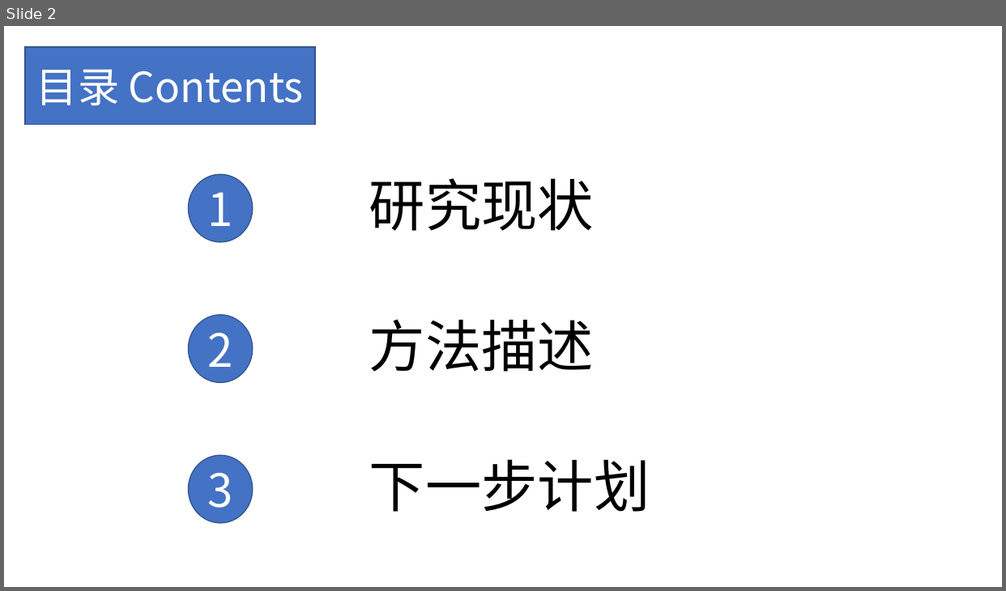
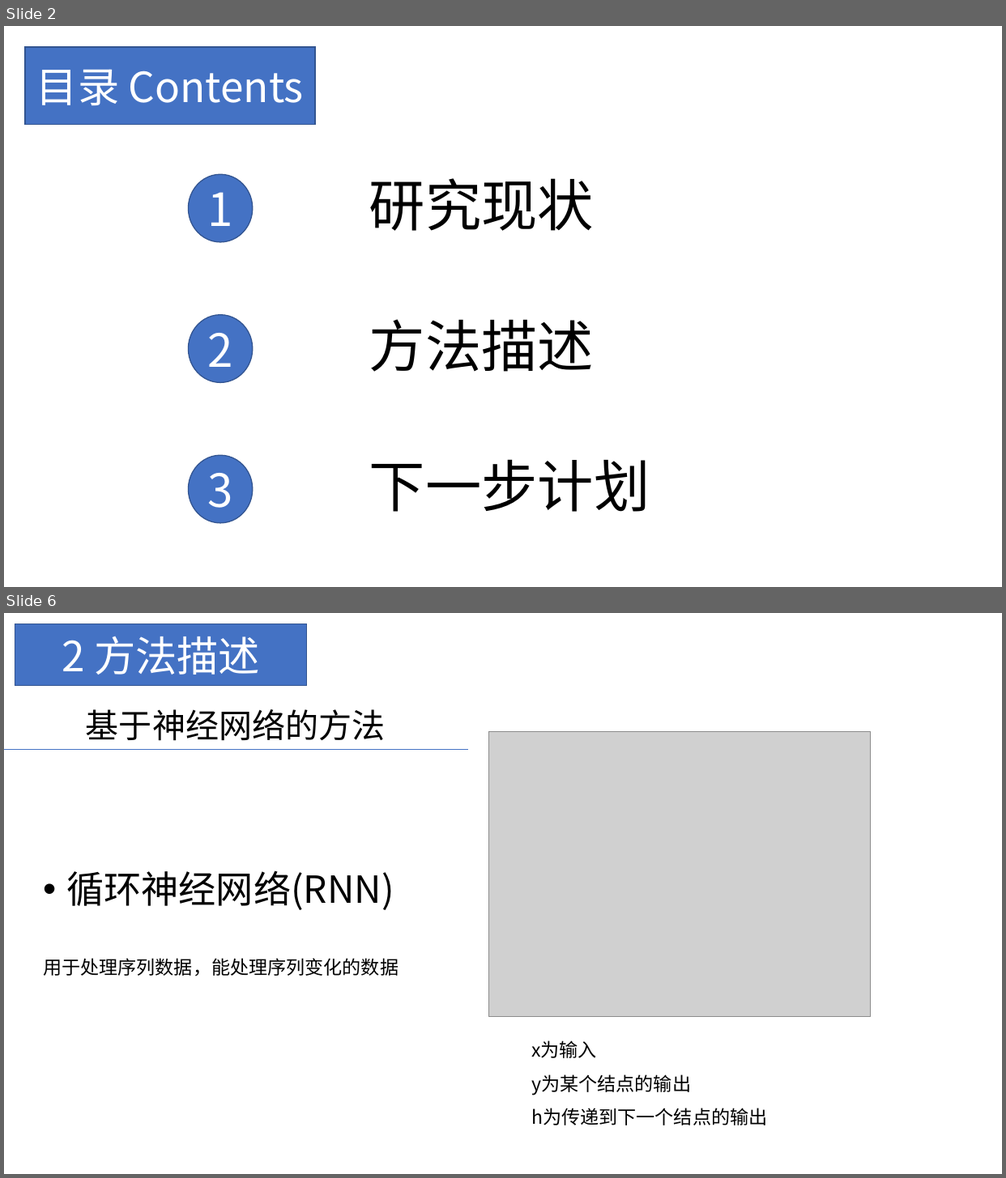
Before and after one commit to hjzin/PolyphoneDisambiguation, a slide deck: presentations/问题理解.pptx. Shown one above the other, each under a label of ours: slide 2 before the commit, slides 2 and 6 after it; the slides between them are not shown. The pictures are 1006x591 and 1006x1178 pixels, drawn with LibreOffice and Linux fonts; fonts in the diff are those of the drawing; grey boxes stand for pictures. Boxes give left, top, right and bottom in pixels: in the first picture for what was removed or moved away, otherwise in the second. Text is boxed around its words. In the diff, an @@ line names an element or a change of style, - is before the commit and + after.

```diff
--- a/presentations/问题理解.pptx
+++ b/presentations/问题理解.pptx
@@ slide 6 added at <box>4,613,1002,1174</box>, background #FFFFFF @@
@@ rectangle added at <box>15,624,307,686</box>, fill #4472C4, outline #325491 1 pt, 40 pt, text #FFFFFF @@
+2 方法描述
@@ text added at <box>86,709,386,741</box>, 32 pt, text #000000 @@
+基于神经网络的方法
@@ picture added at <box>489,732,871,1016</box> @@
@@ line added from (4, 749) to (469, 749), #4472C4 0.5 pt @@
@@ text added at <box>43,871,398,977</box>, 18 pt, text #000000 @@
+• 循环神经网络(RNN)
+用于处理序列数据，能处理序列变化的数据
@@ text added at <box>531,1041,767,1126</box>, 18 pt, text #000000 @@
+x为输入
+y为某个结点的输出
+h为传递到下一个结点的输出
```
Also in this commit, not shown: 1 slide changed, 9 other slides added, 1 slide removed.
